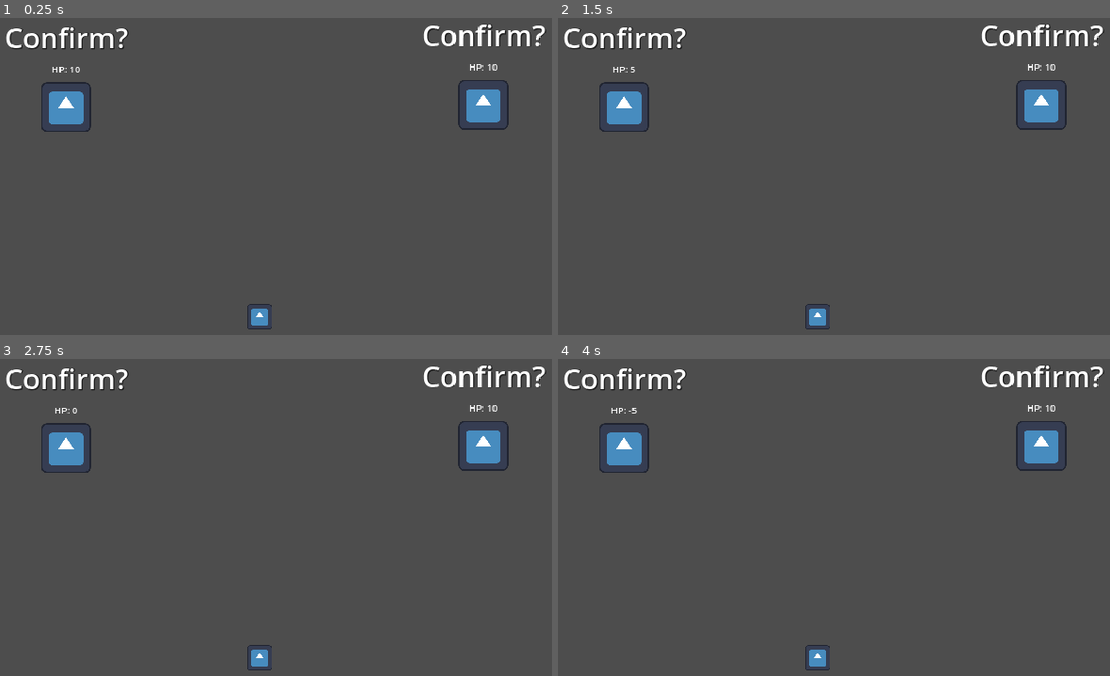
Above: before the commit, frames 1-4 (two rows, left to right).
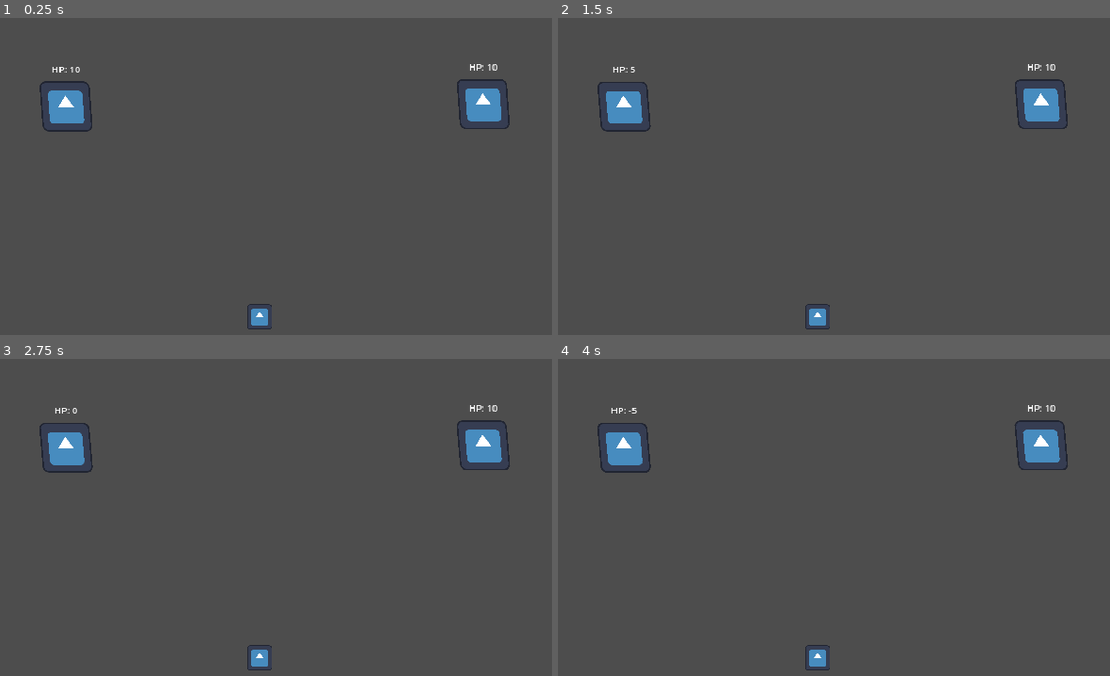
Above: after the commit, the same moments.

Repository: hyperdriveguy/eivbos
Game: Godot game, scene res://battle/battle.tscn
Same seed, same stepped clock (60 frames per second), same inputs: the game is played once before the commit and once after it. The engine's default icon, where the game draws it, is replaced by a stand-in: a white triangle on a blue panel in a dark square.
Inputs:
- Up to frame 1 (0.25 s): no input
- Up to frame 2 (1.5 s): tap Enter at 0.5 s; hold D (move_right) 0.53-1.28 s; tap A (attack_battle) at 0.6 s; tap Space (join) at 1.25, 1.35 s; hold S (move_down) from 1.28 s (still down)
- Up to frame 3 (2.75 s): tap Enter at 2 s; release S (move_down) at 2.03 s; hold D (move_right) from 2.03 s (still down); tap A (attack_battle) at 2.1 s
- Up to frame 4 (4 s): tap Space (join) at 2.75, 2.85 s; release D (move_right) at 2.78 s; hold W (move_up) 2.78-3.53 s; tap Enter at 3.5 s; hold S (move_down) from 3.53 s (still down); tap A (attack_battle) at 3.6 s

The runs differ from the first frame. In frame 1, 1.7% of the frame differs, in the area x 1-99%, y 2-36%; in frame 2, 1.7%; in frame 3, 1.7%; in frame 4, 1.7%.
Error in both runs: Assertion failed: Device 0 has no actions. Maybe the joypad is disconnected. (res://addons/multiplayer_input/multiplayer_input.gd:159)

Commit message:
Add idle animation

Diff:
--- a/battle/player_battler/player_battler.gd
+++ b/battle/player_battler/player_battler.gd
@@ -23,7 +23,7 @@
 	input = DeviceInput.new(player_input_id)
 	print("rizz: ", temporary_stats.rizz)
 	_refresh_labels()
-	pass # Replace with function body.
+	$AnimationPlayer.play_backwards("idle")
 
 
 # Called every frame. 'delta' is the elapsed time since the previous frame.
--- a/battle/player_battler/player_battler.tscn
+++ b/battle/player_battler/player_battler.tscn
@@ -1,7 +1,69 @@
-[gd_scene load_steps=5 format=3 uid="uid://dfvmq53rsquxp"]
+[gd_scene load_steps=8 format=3 uid="uid://dfvmq53rsquxp"]
 
 [ext_resource type="Texture2D" uid="uid://n623w770lwdc" path="res://icon.svg" id="1_hqrjk"]
 [ext_resource type="Script" path="res://battle/player_battler/player_battler.gd" id="1_yrk1p"]
+
+[sub_resource type="Animation" id="Animation_30xeb"]
+length = 0.001
+tracks/0/type = "value"
+tracks/0/imported = false
+tracks/0/enabled = true
+tracks/0/path = NodePath(".:skew")
+tracks/0/interp = 1
+tracks/0/loop_wrap = true
+tracks/0/keys = {
+"times": PackedFloat32Array(0),
+"transitions": PackedFloat32Array(1),
+"update": 0,
+"values": [0.0]
+}
+tracks/1/type = "value"
+tracks/1/imported = false
+tracks/1/enabled = true
+tracks/1/path = NodePath(".:position")
+tracks/1/interp = 1
+tracks/1/loop_wrap = true
+tracks/1/keys = {
+"times": PackedFloat32Array(0),
+"transitions": PackedFloat32Array(1),
+"update": 0,
+"values": [Vector2(0, -2)]
+}
+
+[sub_resource type="Animation" id="Animation_ykgrk"]
+resource_name = "idle"
+length = 1.2
+loop_mode = 1
+tracks/0/type = "value"
+tracks/0/imported = false
+tracks/0/enabled = true
+tracks/0/path = NodePath(".:skew")
+tracks/0/interp = 1
+tracks/0/loop_wrap = true
+tracks/0/keys = {
+"times": PackedFloat32Array(-0.0333333, 0.4, 0.8, 1.2),
+"transitions": PackedFloat32Array(1, 2, 2, 1),
+"update": 0,
+"values": [0.0, 0.0872665, -0.0872665, 0.0]
+}
+tracks/1/type = "value"
+tracks/1/imported = false
+tracks/1/enabled = true
+tracks/1/path = NodePath(".:position")
+tracks/1/interp = 1
+tracks/1/loop_wrap = true
+tracks/1/keys = {
+"times": PackedFloat32Array(0.2, 0.6, 1),
+"transitions": PackedFloat32Array(1, 1, 1),
+"update": 0,
+"values": [Vector2(0, -2), Vector2(0, 0), Vector2(0, -2)]
+}
+
+[sub_resource type="AnimationLibrary" id="AnimationLibrary_oxkq7"]
+_data = {
+"RESET": SubResource("Animation_30xeb"),
+"idle": SubResource("Animation_ykgrk")
+}
 
 [sub_resource type="LabelSettings" id="LabelSettings_0yir2"]
 font_size = 24
@@ -17,7 +79,14 @@
 [node name="PlayerBattler" type="Node2D"]
 script = ExtResource("1_yrk1p")
 
+[node name="AnimationPlayer" type="AnimationPlayer" parent="."]
+root_node = NodePath("../Sprite2D")
+libraries = {
+"": SubResource("AnimationLibrary_oxkq7")
+}
+
 [node name="Sprite2D" type="Sprite2D" parent="."]
+position = Vector2(0, -2)
 texture = ExtResource("1_hqrjk")
 
 [node name="HPLabel" type="Label" parent="."]
@@ -31,6 +100,7 @@
 vertical_alignment = 1
 
 [node name="ConfirmActionLabel" type="Label" parent="."]
+visible = false
 offset_left = -332.0
 offset_top = -380.0
 offset_right = 336.0
